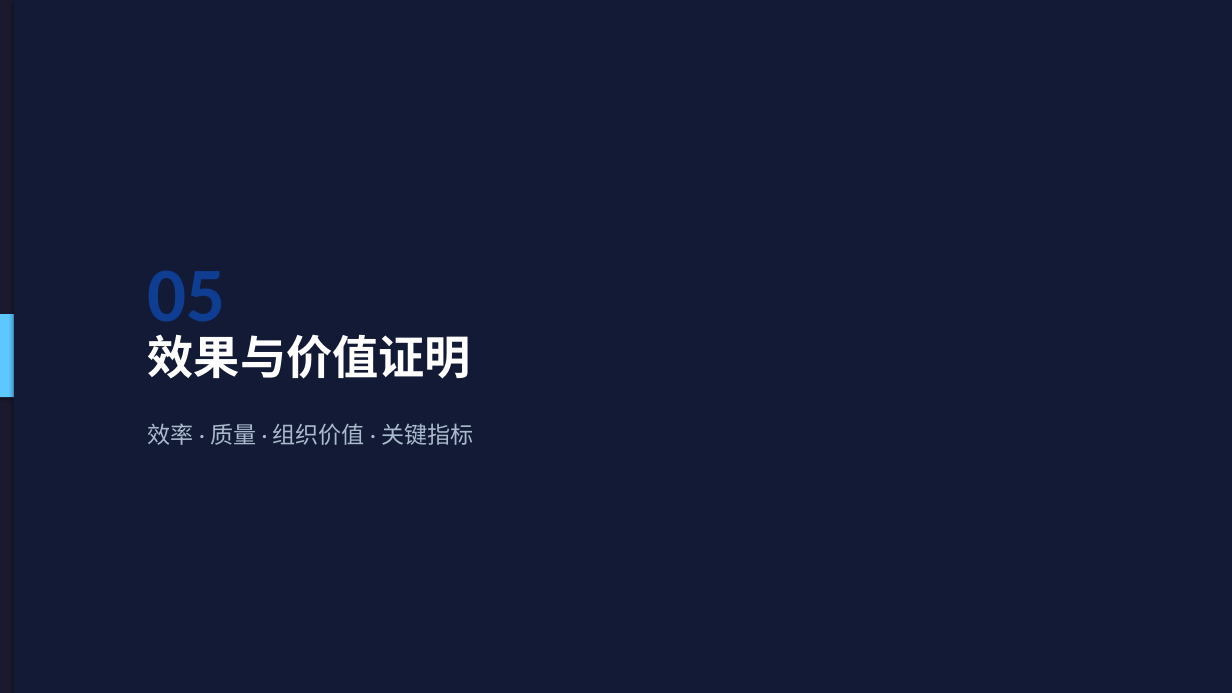
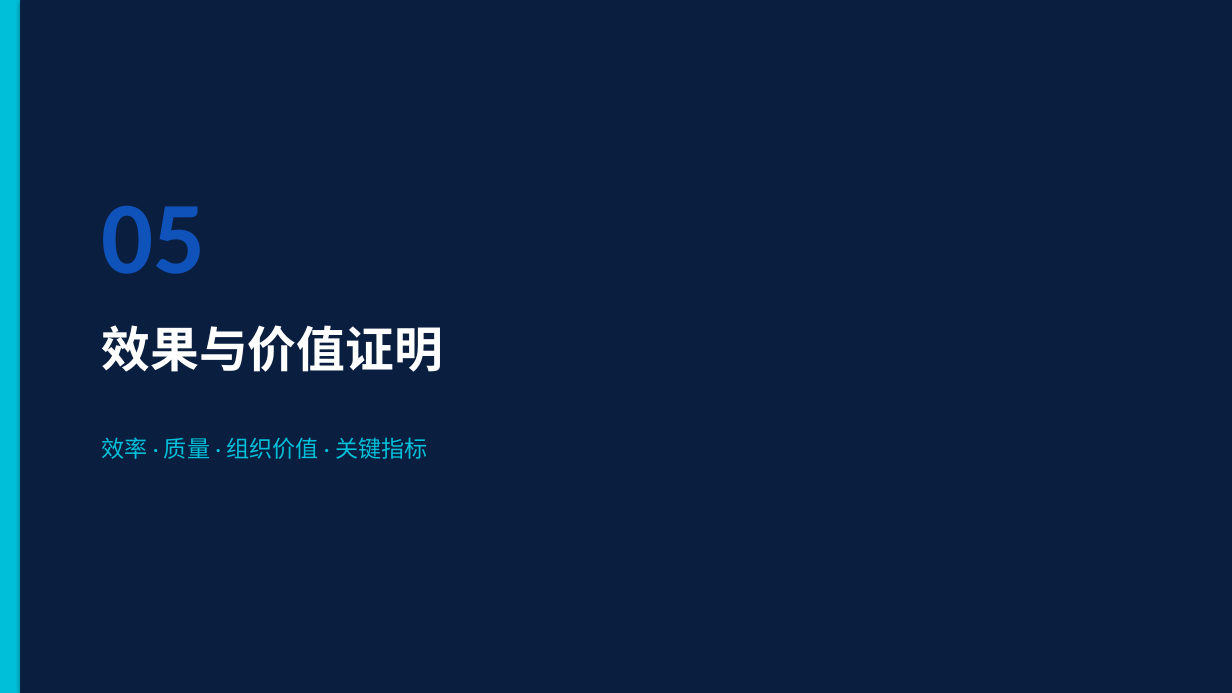
Before and after one commit to wyq0721/docs, a slide deck: slide 17 of ppt/AI项目推进汇报.pptx (slide 21 before the commit). Drawn at 1232x693 pixels with LibreOffice and Linux fonts; fonts in the diff are those of the drawing. Boxes give left, top, right and bottom in pixels: in the first picture for what was removed or moved away, otherwise in the second. Text is boxed around its words. In the diff, an @@ line names an element or a change of style, - is before the commit and + after.

```diff
--- a/ppt/AI项目推进汇报.pptx
+++ b/ppt/AI项目推进汇报.pptx
@@ rectangle at box(0, 0, 1232, 693): fill #1A1A2E to #081428 @@
@@ rectangle added at box(0, 0, 20, 693), fill #00BFD8 @@
@@ rectangle: place and size @@
-rectangle at box(14, 0, 1232, 693)
+rectangle at box(20, 0, 1232, 693)
@@ rectangle at box(20, 0, 1232, 693): fill #121A36 to #0A1E40 @@
@@ text "05": place and size @@
-text "05" at box(148, 270, 226, 339)
+text "05" at box(101, 206, 205, 274)
@@ text "05" at box(101, 206, 205, 274): size 60 to 80 pt, text colour #0F3D91 to #0F52BA @@
@@ rectangle removed at box(0, 314, 14, 397) @@
@@ text "效果与价值证明": place and size @@
-text "效果与价值证明" at box(148, 334, 471, 379)
+text "效果与价值证明" at box(101, 325, 443, 372)
@@ text "效果与价值证明" at box(101, 325, 443, 372): size 36 to 38 pt @@
@@ text "效率 · 质量 · 组织价值 ...": place and size @@
-text "效率 · 质量 · 组织价值 ..." at box(148, 423, 473, 445)
+text "效率 · 质量 · 组织价值 ..." at box(101, 437, 427, 459)
@@ text "效率 · 质量 · 组织价值 ..." at box(101, 437, 427, 459): text colour #AABBCC to #00BFD8 @@
```
Also in this commit, not shown: 15 other slides changed, 13 slides added, 19 slides removed.
